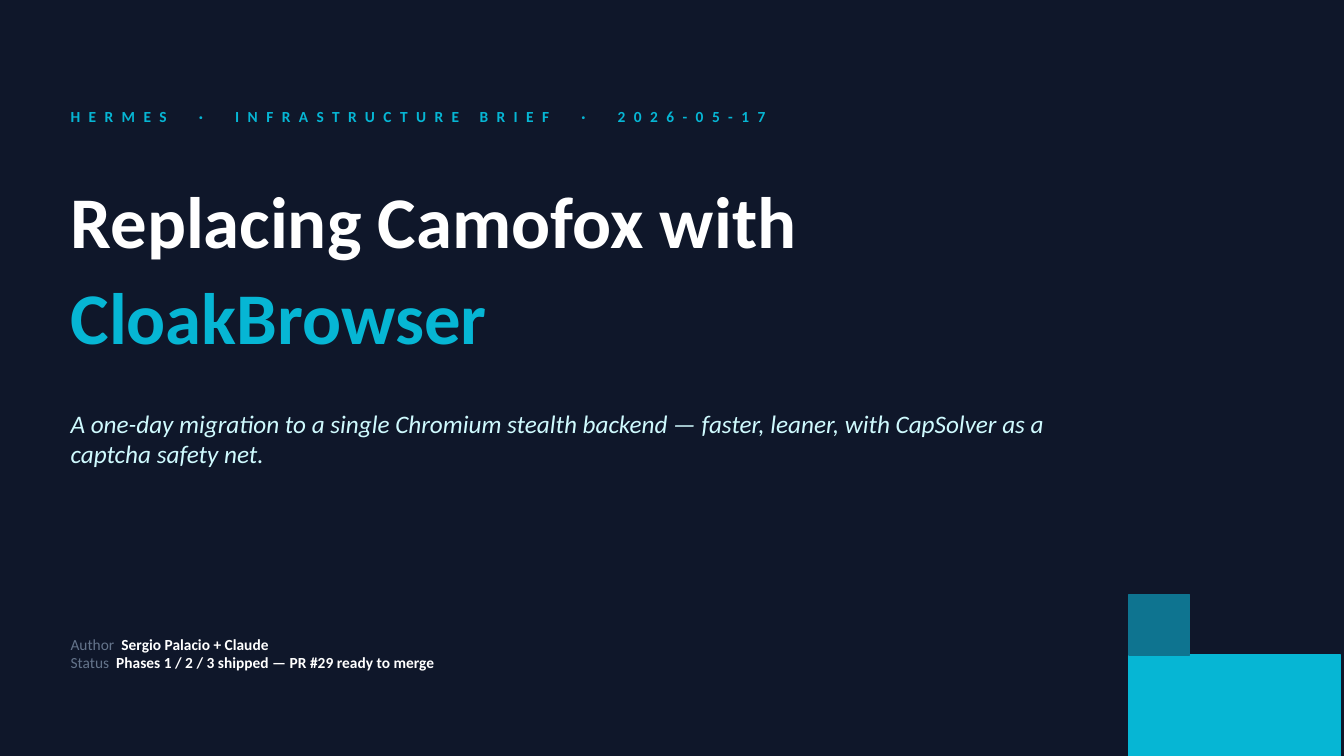
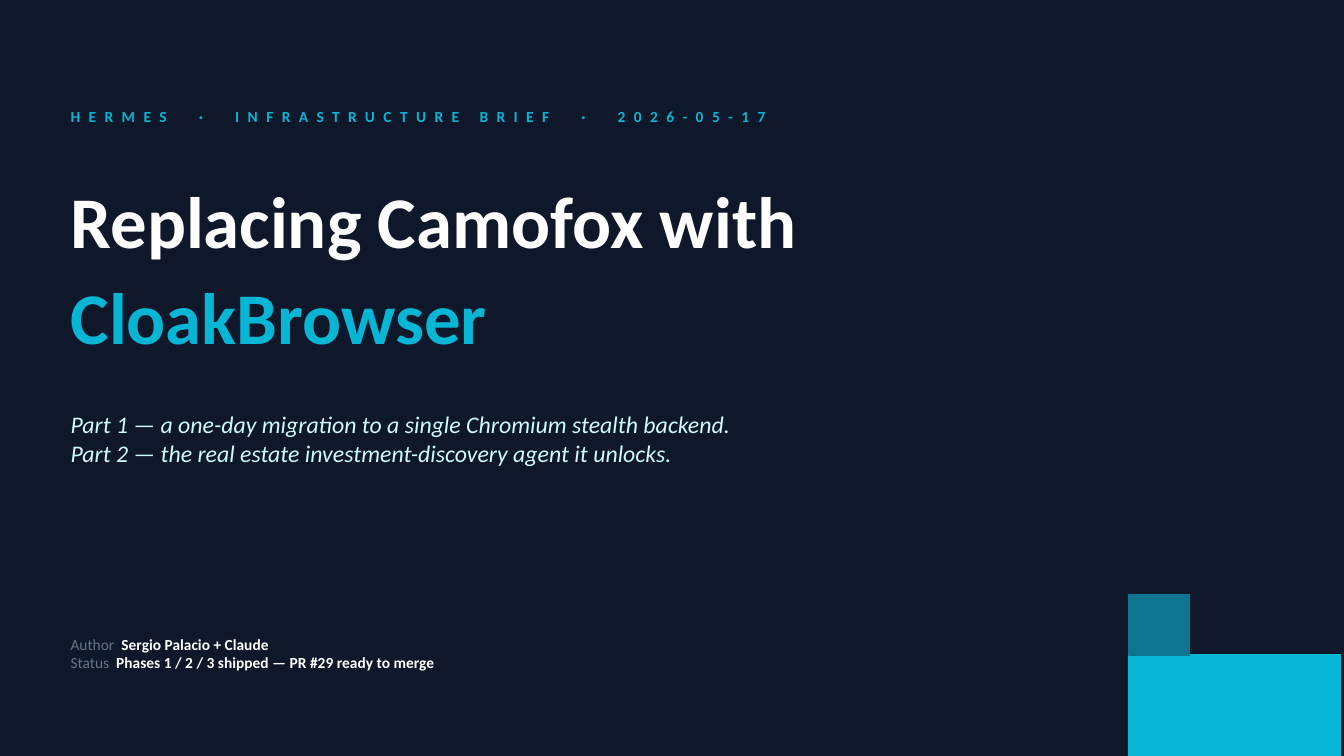
Before and after one commit to sergiocoding96/hermes-multi-agent, a slide deck: slide 1 of tower/docs/cloak-migration-brief-2026-05-17.pptx. Drawn at 1344x756 pixels with LibreOffice and Linux fonts; fonts in the diff are those of the drawing. Boxes give left, top, right and bottom in pixels: in the first picture for what was removed or moved away, otherwise in the second. Text is boxed around its words. In the diff, an @@ line names an element or a change of style, - is before the commit and + after.

```diff
--- a/tower/docs/cloak-migration-brief-2026-05-17.pptx
+++ b/tower/docs/cloak-migration-brief-2026-05-17.pptx
@@ text at (71, 416, 729, 466): text changed; size 18 to 17 pt @@
-A one-day migration to a single Chromium stealth backend — faster, leaner, with CapSolver as a captcha safety net.
+Part 1 — a one-day migration to a single Chromium stealth backend.
+Part 2 — the real estate investment-discovery agent it unlocks.
```
Also in this commit, not shown: 14 other slides changed, 7 slides added, 1 other file.
